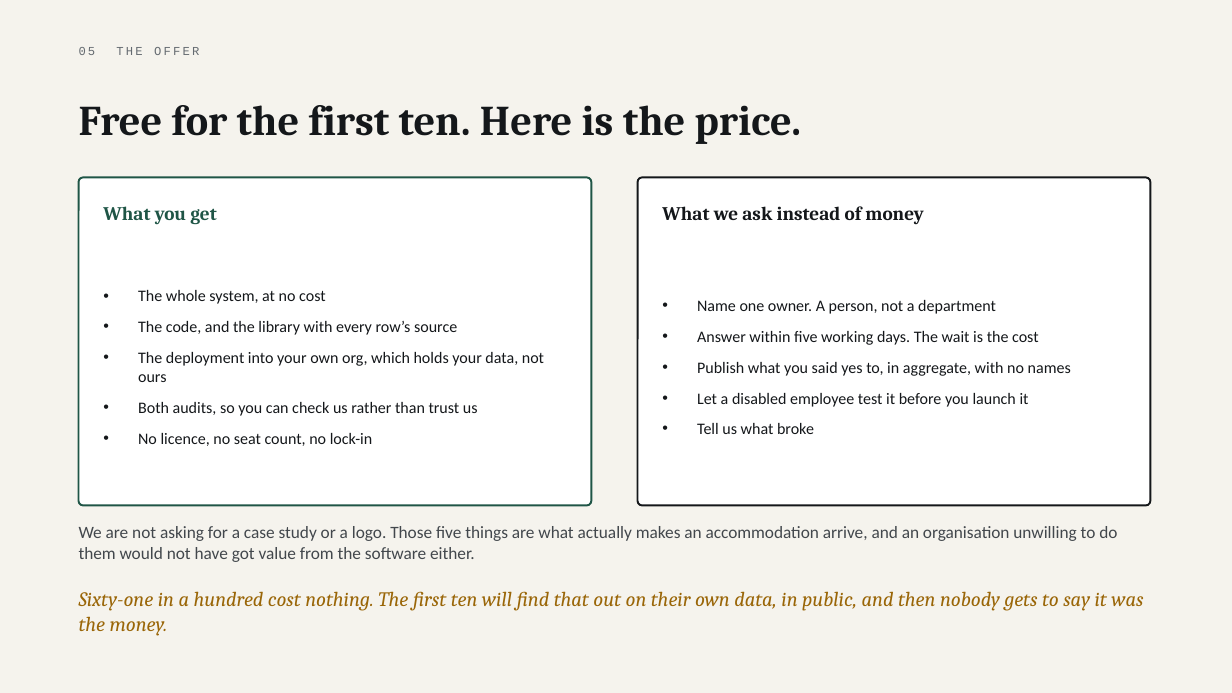
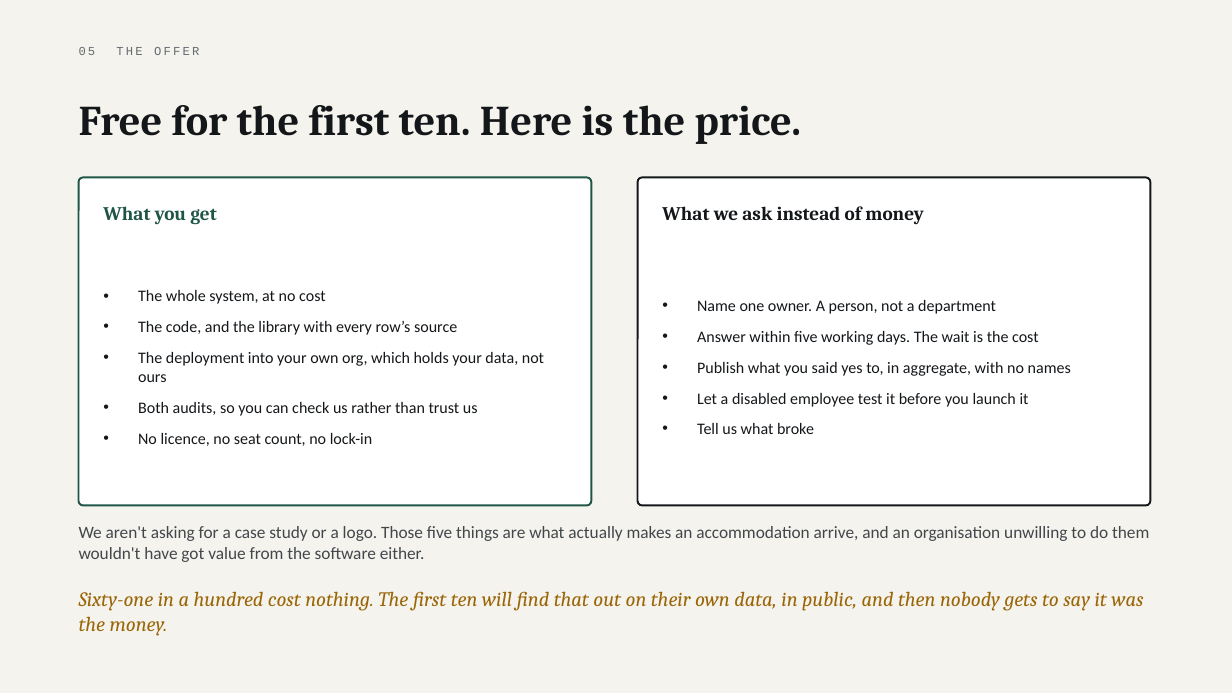
Before and after one commit to parthsevak2/curb-cut, a slide deck: slide 29 of submission/Curb-Cut.pptx. Drawn at 1232x693 pixels with LibreOffice and Linux fonts; fonts in the diff are those of the drawing. Boxes give left, top, right and bottom in pixels: in the first picture for what was removed or moved away, otherwise in the second. Text is boxed around its words. In the diff, an @@ line names an element or a change of style, - is before the commit and + after.

```diff
--- a/submission/Curb-Cut.pptx
+++ b/submission/Curb-Cut.pptx
@@ text at [79,526,1149,562]: text changed @@
-We are not asking for a case study or a logo. Those five things are what actually makes an accommodation arrive, and an organisation unwilling to do them would not have got value from the software either.
+We aren't asking for a case study or a logo. Those five things are what actually makes an accommodation arrive, and an organisation unwilling to do them wouldn't have got value from the software either.
```
Also in this commit, not shown: 20 other slides changed, 2 other files.
